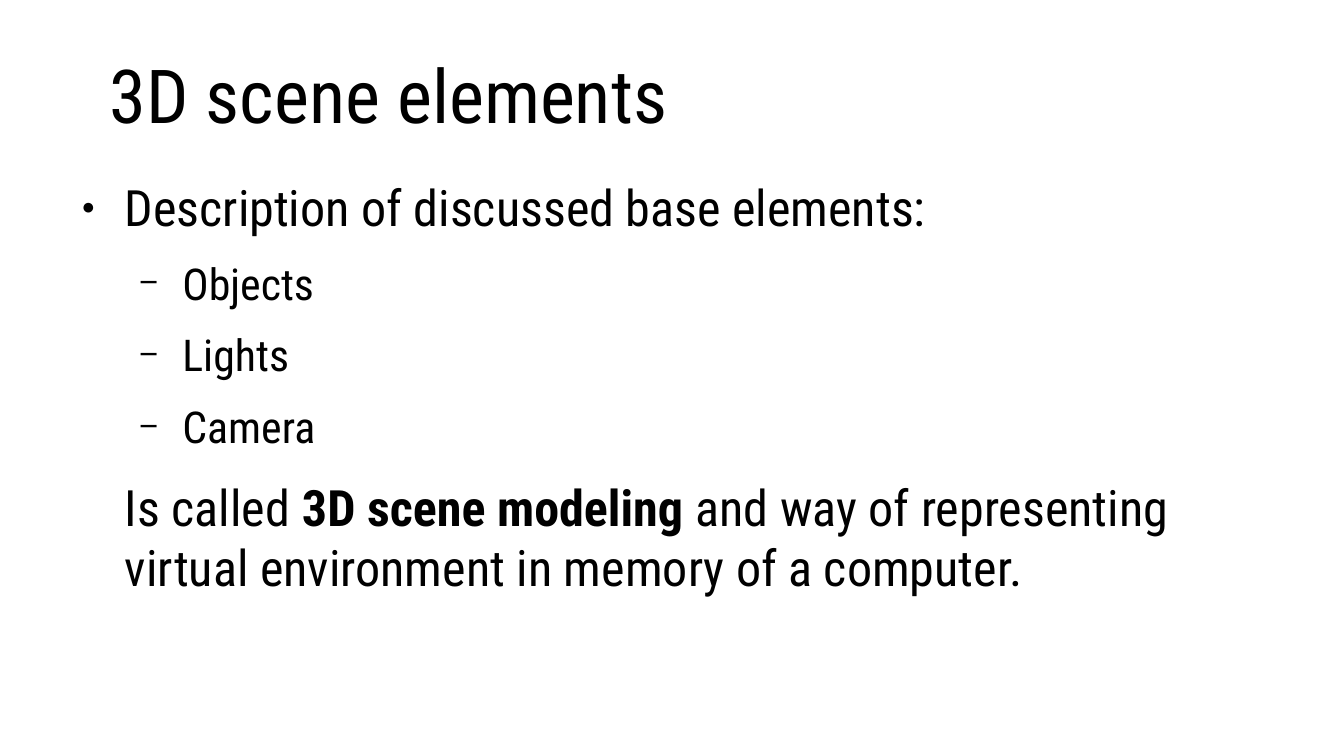
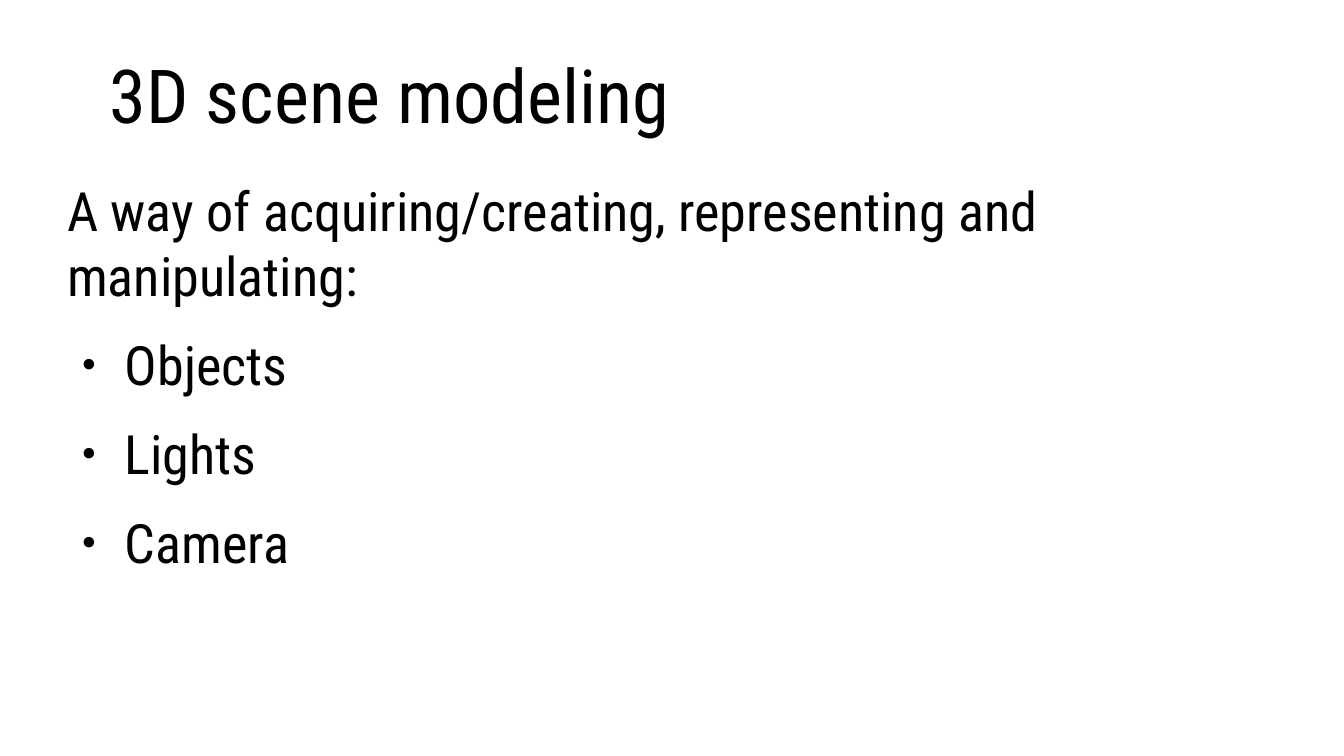
Before and after one commit to lorentzo/IntroductionToComputerGraphics, a slide deck: slide 4 of lectures/3_foundations_3d_scene/3_1_introduction_3d_scene.odp. Drawn at 1344x756 pixels with LibreOffice and Linux fonts; fonts in the diff are those of the drawing. Boxes give left, top, right and bottom in pixels: in the first picture for what was removed or moved away, otherwise in the second. Text is boxed around its words. In the diff, an @@ line names an element or a change of style, - is before the commit and + after.

Commit message:
3d objects

```diff
--- a/lectures/3_foundations_3d_scene/3_1_introduction_3d_scene.odp
+++ b/lectures/3_foundations_3d_scene/3_1_introduction_3d_scene.odp
@@ title at [110, 67, 669, 139]: text changed @@
-3D scene elements
+3D scene modeling
@@ text at [67, 190, 1037, 308]: text changed; size 29.6 to 32 pt @@
-● Description of discussed base elements:
+A way of acquiring/creating, representing and manipulating:
@@ text at [125, 344, 289, 564]: size 25.9 to 32 pt in "Objects", "Lights", "Camera"; bullet − to ●; list level 2 to 1 in "Objects"; list level 2 to 1 in "Lights"; list level 2 to 1 in "Camera" @@
@@ text at [125, 488, 1168, 597]: paragraph removed @@
-Is called 3D scene modeling and way of representing virtual environment in memory of a computer.
```
Also in this commit, not shown: 3 other slides changed, 33 slides added, 2 slides removed, 3 other files.
